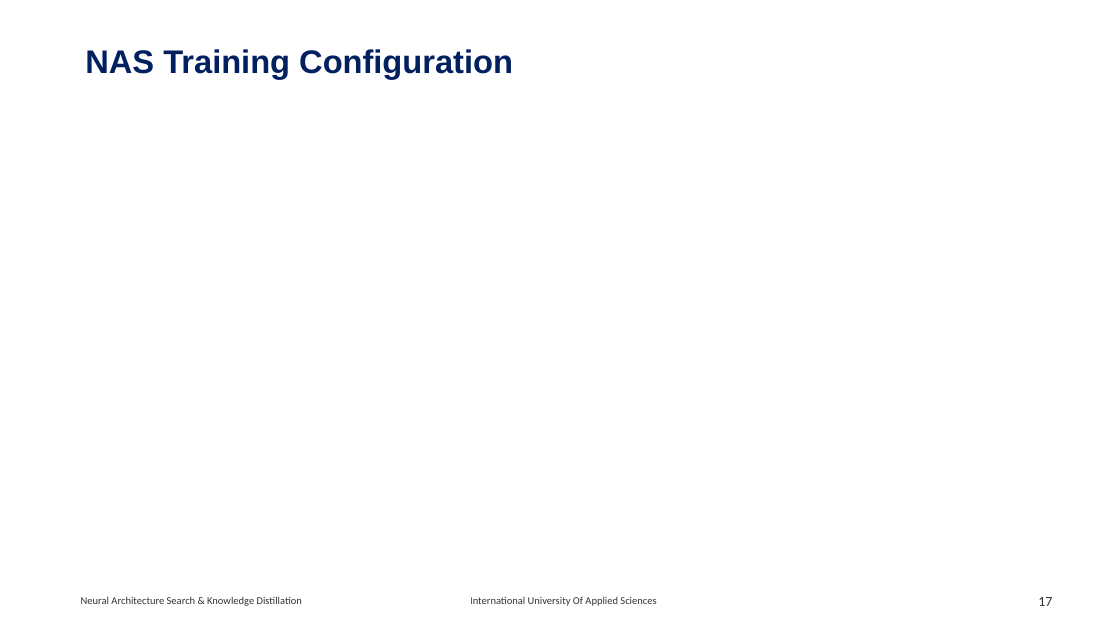
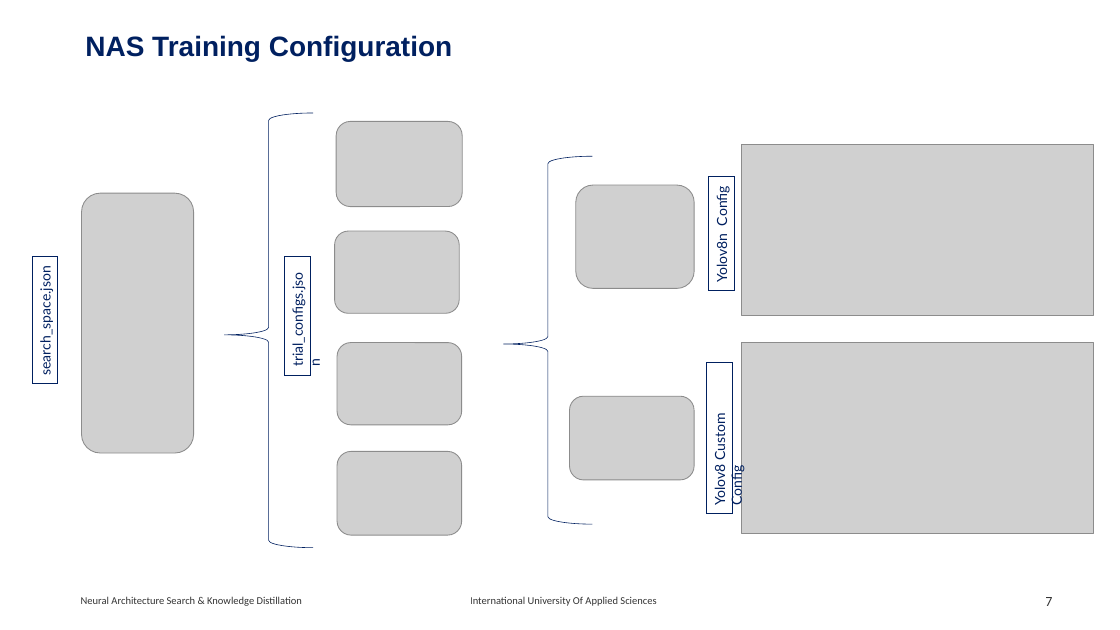
Before and after one commit to RajeshRamadas/yolov8-model-optimization, a slide deck: slide 7 of 01-Project-management/presentation/KnowledgeDistillation.pptx (slide 17 before the commit). Drawn at 1120x630 pixels with LibreOffice and Linux fonts; fonts in the diff are those of the drawing; grey boxes stand for pictures. Boxes give left, top, right and bottom in pixels: in the first picture for what was removed or moved away, otherwise in the second. Text is boxed around its words. In the diff, an @@ line names an element or a change of style, - is before the commit and + after.

```diff
--- a/01-Project-management/presentation/KnowledgeDistillation.pptx
+++ b/01-Project-management/presentation/KnowledgeDistillation.pptx
@@ background #FFFFFF to #FFFFFF at 60% opacity @@
@@ text "NAS Training Configuration": place and size @@
-text "NAS Training Configuration" at (85, 49, 513, 79)
+text "NAS Training Configuration" at (85, 35, 452, 61)
@@ text "NAS Training Configuration" at (85, 35, 452, 61): size 28 to 24 pt @@
@@ left brace added at (224, 113, 313, 549), fill #FFFFFF at 60% opacity, outline #002060 0.5 pt @@
@@ picture added at (336, 122, 462, 207) @@
@@ picture added at (742, 145, 1094, 315) @@
@@ left brace added at (503, 156, 592, 524), fill #FFFFFF at 60% opacity, outline #002060 0.5 pt @@
@@ rectangle added at (709, 176, 734, 291), outline #002060 0.75 pt, 12 pt, text #002060 @@
+Yolov8n Config
@@ picture added at (82, 193, 193, 453) @@
@@ picture added at (576, 185, 694, 288) @@
@@ picture added at (334, 231, 459, 313) @@
@@ rectangle added at (32, 257, 58, 384), outline #002060 0.75 pt, 12 pt, text #002060 @@
+search_space.json
@@ rectangle added at (285, 257, 310, 375), outline #002060 0.75 pt, 12 pt, text #002060 @@
+trial_configs.json
@@ picture added at (337, 343, 461, 425) @@
@@ picture added at (742, 343, 1094, 534) @@
@@ rectangle added at (707, 362, 732, 514), outline #002060 0.75 pt, 12 pt, text #002060 @@
+Yolov8 Custom Config
@@ picture added at (570, 397, 694, 481) @@
@@ picture added at (337, 451, 461, 535) @@
@@ page number at (1045, 597, 1052, 606): text changed @@
-17
+7
```
Also in this commit, not shown: 7 other slides changed, 2 slides removed.
